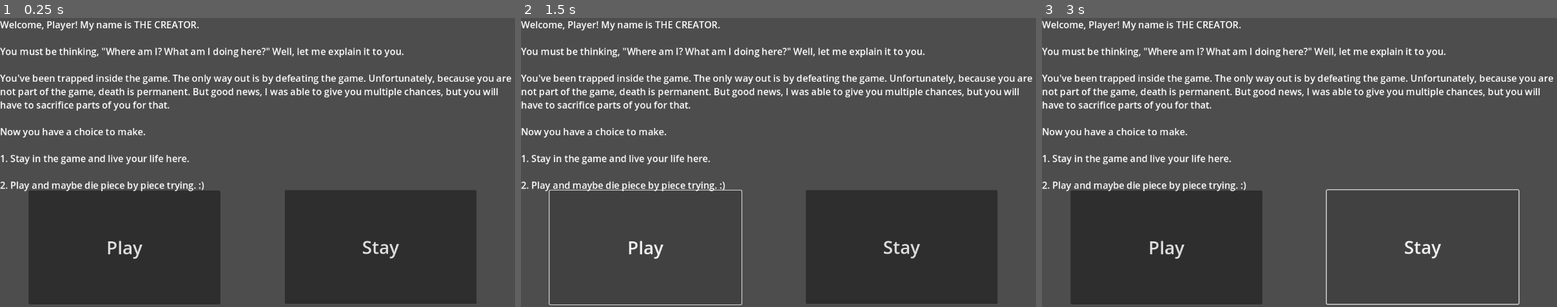
Above: before the commit, frames 1-3 (left to right).
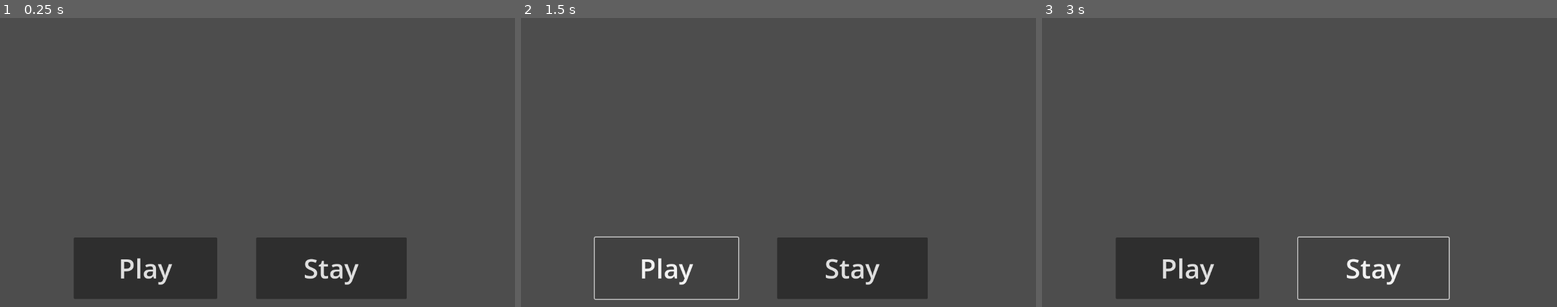
Above: after the commit, the same moments.

Repository: DarcoLard/new-game-project
Game: Godot game, scene res://main.tscn
Two runs of this game, one before a commit and one after it. Both use one fixed random seed, a clock stepped at 60 frames per second and the inputs below.
Inputs:
- Up to frame 1 (0.25 s): no input
- Up to frame 2 (1.5 s): click "Stay" at 0.5 s; click "Play" at 1.25 s
- Up to frame 3 (3 s): click "Play" at 2 s; click "Stay" at 2.75 s

The runs differ from the first frame. In frame 1, 25% of the frame differs, in the area x 0-100%, y 1-100%; in frame 2, 17%; in frame 3, 16%.

Commit message:
Update main.tscn

Diff:
--- a/main.tscn
+++ b/main.tscn
@@ -1,37 +1,116 @@
-[gd_scene format=3 uid="uid://cqow47bch5ocs"]
+[gd_scene load_steps=5 format=3 uid="uid://cqow47bch5ocs"]
+
+[ext_resource type="Script" path="res://Menutext.gd" id="1_ig7tw"]
+
+[sub_resource type="Animation" id="Animation_ig7tw"]
+length = 20.0
+tracks/0/type = "value"
+tracks/0/imported = false
+tracks/0/enabled = true
+tracks/0/path = NodePath(".:visible_ratio")
+tracks/0/interp = 1
+tracks/0/loop_wrap = true
+tracks/0/keys = {
+"times": PackedFloat32Array(0, 20),
+"transitions": PackedFloat32Array(1, 1),
+"update": 0,
+"values": [0.0, 1.0]
+}
+
+[sub_resource type="Animation" id="Animation_7dm0k"]
+resource_name = "text appear"
+length = 20.0
+tracks/0/type = "value"
+tracks/0/imported = false
+tracks/0/enabled = true
+tracks/0/path = NodePath(".:visible_ratio")
+tracks/0/interp = 1
+tracks/0/loop_wrap = true
+tracks/0/keys = {
+"times": PackedFloat32Array(0, 20),
+"transitions": PackedFloat32Array(1, 1),
+"update": 0,
+"values": [0.0, 1.0]
+}
+
+[sub_resource type="AnimationLibrary" id="AnimationLibrary_0xm2m"]
+_data = {
+&"RESET": SubResource("Animation_ig7tw"),
+&"text appear": SubResource("Animation_7dm0k")
+}
 
 [node name="Main Menu" type="Node2D"]
 
-[node name="Play buton" type="Button" parent="."]
-offset_left = 64.0
-offset_top = 386.8
-offset_right = 493.0
-offset_bottom = 641.8
-theme_override_font_sizes/font_size = 40
+[node name="Control2" type="Control" parent="."]
+layout_mode = 3
+anchors_preset = 0
+offset_top = 459.0
+offset_right = 1154.0
+offset_bottom = 642.0
+
+[node name="Play buton2" type="Button" parent="Control2"]
+layout_mode = 1
+anchors_preset = -1
+anchor_left = 0.1009055
+anchor_top = -2.5239227
+anchor_right = 0.1009055
+anchor_bottom = -2.5239227
+offset_left = 48.555054
+offset_top = 494.87784
+offset_right = 369.55505
+offset_bottom = 632.80835
+theme_override_font_sizes/font_size = 60
 text = "Play"
 metadata/_edit_use_anchors_ = true
 
-[node name="Quit buton" type="Button" parent="."]
-offset_left = 637.0
-offset_top = 386.0
-offset_right = 1066.0
-offset_bottom = 641.0
-theme_override_font_sizes/font_size = 40
+[node name="Quit buton2" type="Button" parent="Control2"]
+layout_mode = 1
+anchors_preset = -1
+anchor_left = -0.0061064246
+anchor_top = -2.5441592
+anchor_right = -0.0061064246
+anchor_bottom = -2.5441592
+offset_left = 580.0468
+offset_top = 498.58115
+offset_right = 917.0468
+offset_bottom = 636.5811
+theme_override_font_sizes/font_size = 60
 text = "Stay"
 metadata/_edit_use_anchors_ = true
 
-[node name="RichTextLabel" type="RichTextLabel" parent="."]
-offset_right = 1151.0
-offset_bottom = 479.0
-theme_override_font_sizes/normal_font_size = 21
+[node name="Control" type="Control" parent="."]
+layout_mode = 3
+anchors_preset = 0
+offset_left = 1.0
+offset_top = 1.0
+offset_right = 1154.0
+offset_bottom = 470.0
+
+[node name="RichTextLabel" type="RichTextLabel" parent="Control"]
+layout_mode = 0
+offset_left = 13.0
+offset_top = 11.0
+offset_right = 1164.0
+offset_bottom = 490.0
+theme_override_font_sizes/normal_font_size = 25
 text = "Welcome, Player! My name is THE CREATOR.
 
 You must be thinking, \"Where am I? What am I doing here?\" Well, let me explain it to you.
 
-You've been trapped inside the game. The only way out is by defeating the game. Unfortunately, because you are not part of the game, death is permanent. But good news, I was able to give you multiple chances, but you will have to sacrifice parts of you for that.
+You've been trapped inside the game. The only way out is by defeating the game. Unfortunately, because you are not part of the game, death is permanent. Good news, I was able to give you multiple chances. Bad news, you will have to sacrifice parts of you for that.
 
 Now you have a choice to make.
 
 1. Stay in the game and live your life here.
 
-2. Play and maybe die piece by piece trying. :)"
+2. Play with the possibility of dying piece by piece trying. :)"
+visible_characters = 0
+visible_characters_behavior = 1
+visible_ratio = 0.0
+
+[node name="AnimationPlayer" type="AnimationPlayer" parent="Control"]
+root_node = NodePath("../RichTextLabel")
+libraries = {
+&"": SubResource("AnimationLibrary_0xm2m")
+}
+script = ExtResource("1_ig7tw")
